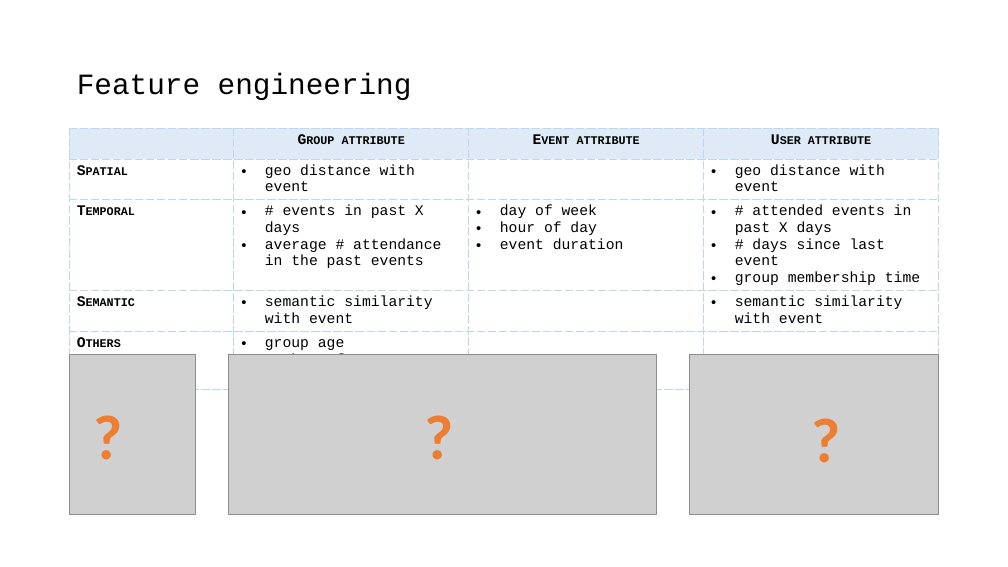
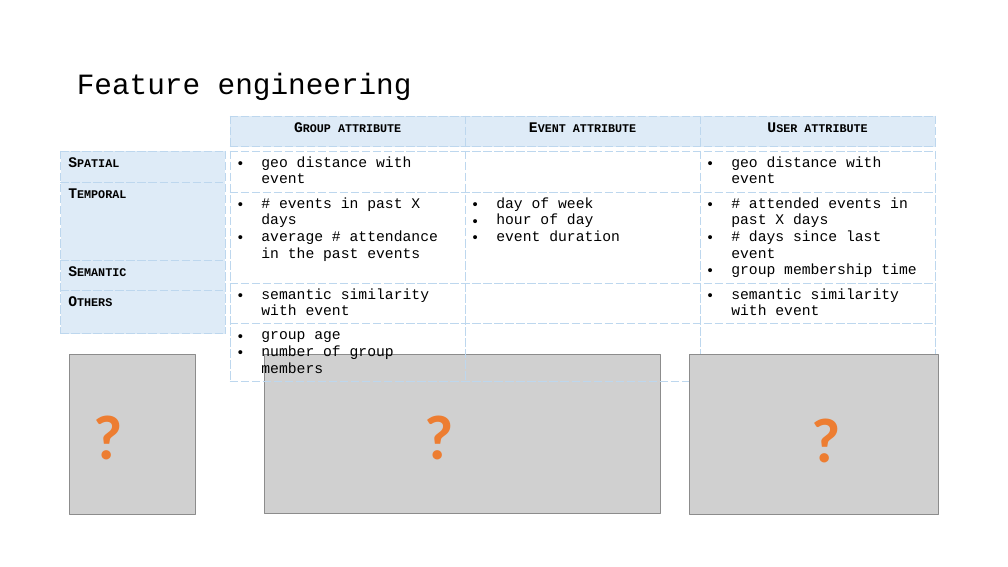
Before and after one commit to joyceXD/meetup-attendence-pred, a slide deck: slide 5 of presentation/meetup-attendance-prediction.pptx. Drawn at 1008x567 pixels with LibreOffice and Linux fonts; fonts in the diff are those of the drawing; grey boxes stand for pictures. Boxes give left, top, right and bottom in pixels: in the first picture for what was removed or moved away, otherwise in the second. Text is boxed around its words. In the diff, an @@ line names an element or a change of style, - is before the commit and + after.

```diff
--- a/presentation/meetup-attendance-prediction.pptx
+++ b/presentation/meetup-attendance-prediction.pptx
@@ table added at bbox=[230, 116, 935, 281], 1 rows, 3 columns @@
+Group attribute | Event attribute | User attribute
@@ table added at bbox=[60, 151, 225, 333], 4 rows, 1 columns @@
+Spatial
+Temporal
+Semantic
+Others
@@ table at bbox=[230, 151, 935, 382] @@
- | Group attribute | Event attribute | User attribute
-Spatial | geo distance with event |  | geo distance with event
-Temporal | # events in past X days / average # attendance in the past events | day of week / hour of day / event duration | # attended events in past X days / # days since last event / group membership time
-Semantic | semantic similarity with event |  | semantic similarity with event
-Others | group age / number of group members |  | 
+geo distance with event |  | geo distance with event
+# events in past X days / average # attendance in the past events | day of week / hour of day / event duration | # attended events in past X days / # days since last event / group membership time
+semantic similarity with event |  | semantic similarity with event
+group age / number of group members |  | 
@@ table: place and size @@
-table at bbox=[70, 129, 940, 359]
+table at bbox=[230, 151, 935, 382]
@@ picture: place and size @@
-picture at bbox=[228, 355, 657, 514]
+picture at bbox=[265, 355, 660, 514]
```
Also in this commit, not shown: 4 other slides changed, 26 other files.
